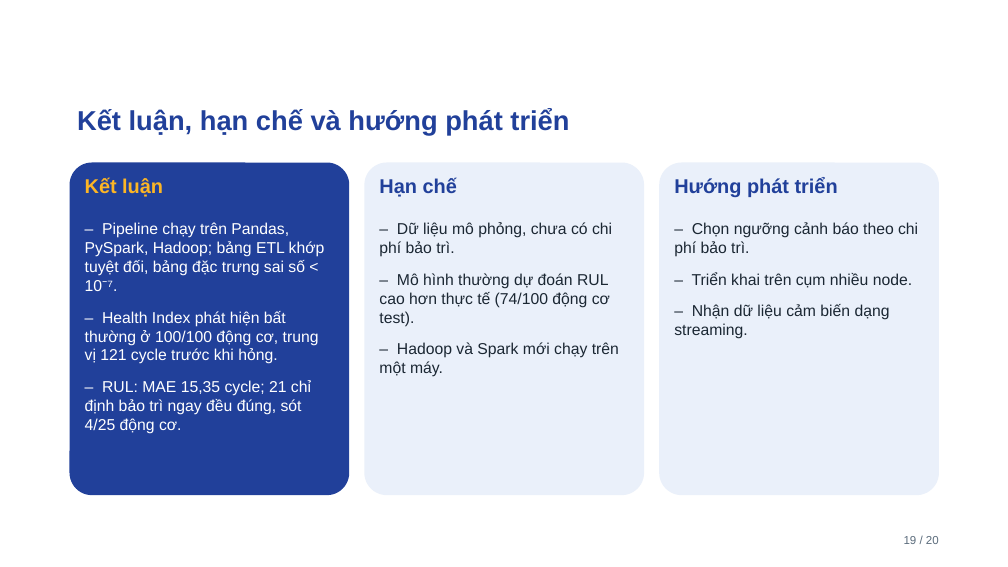
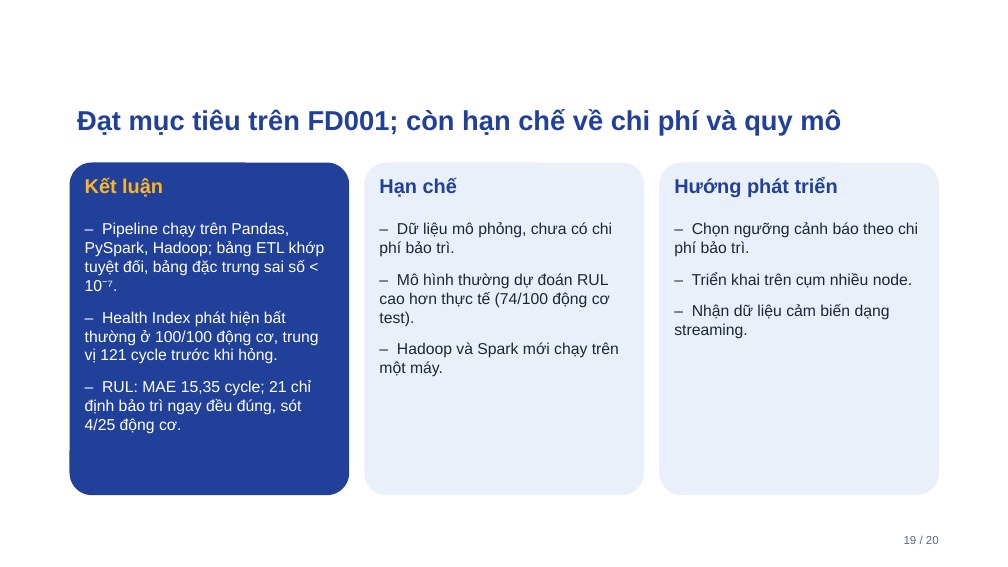
Before and after one commit to ti014/tinasa-cmapss-rul-prediction, a slide deck: slide 19 of slides/cmapss_fd001_presentation.pptx. Drawn at 1008x567 pixels with LibreOffice and Linux fonts; fonts in the diff are those of the drawing; background and template pictures are left out. Boxes give left, top, right and bottom in pixels: in the first picture for what was removed or moved away, otherwise in the second. Text is boxed around its words. In the diff, an @@ line names an element or a change of style, - is before the commit and + after.

```diff
--- a/slides/cmapss_fd001_presentation.pptx
+++ b/slides/cmapss_fd001_presentation.pptx
@@ title at [77, 109, 841, 135]: text changed @@
-Kết luận, hạn chế và hướng phát triển
+Đạt mục tiêu trên FD001; còn hạn chế về chi phí và quy mô
```
Also in this commit, not shown: 3 other slides changed, 57 other files.
